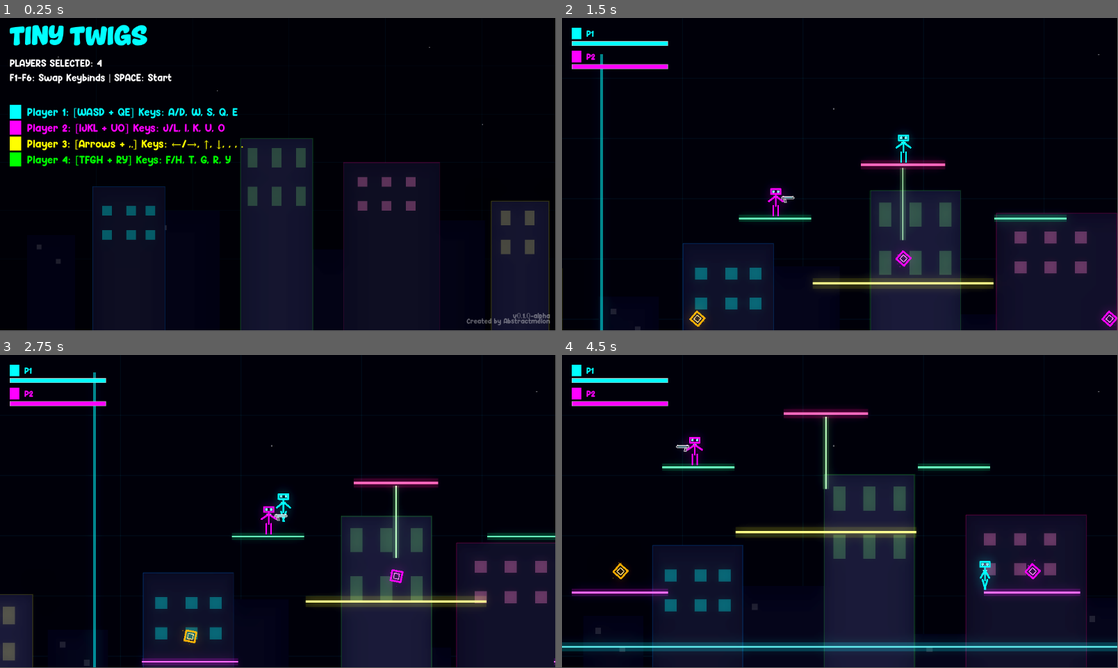
Above: before the commit, frames 1-4 (two rows, left to right).
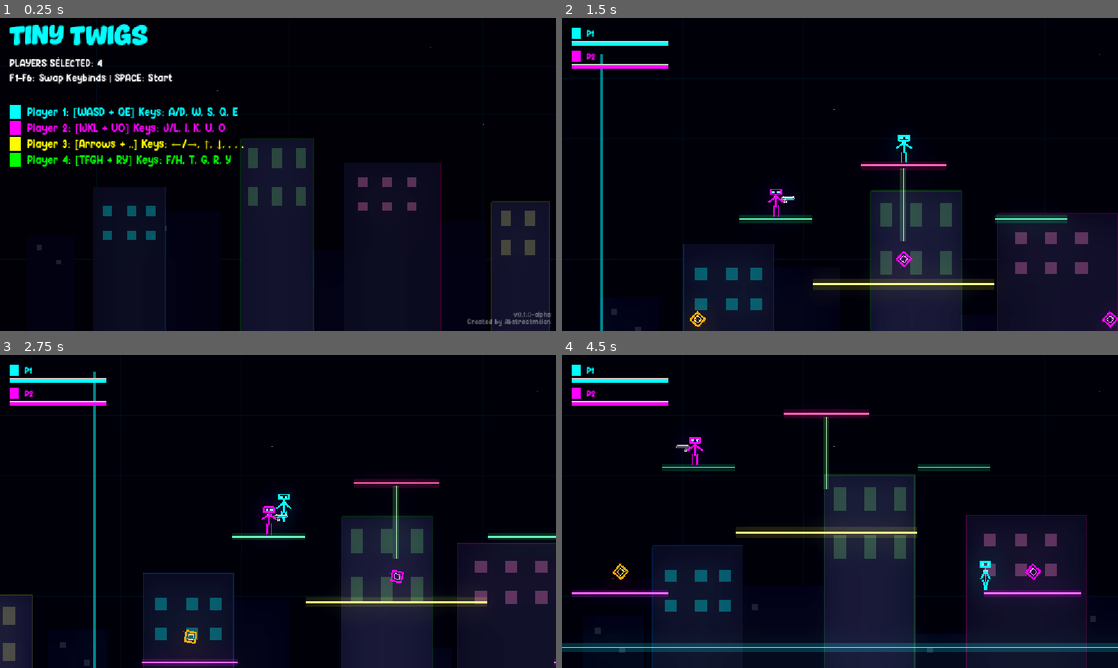
Above: after the commit, the same moments.

Repository: AbstractMelon/tiny-twigs
Game: Godot game, scene res://scenes/menu/menu.tscn
The game is run twice, just before and just after one commit, with the same random seed, the same clock (stepped at 60 frames per second) and the same inputs.
Inputs:
- Up to frame 1 (0.25 s): no input
- Up to frame 2 (1.5 s): tap Enter at 0.5 s; hold D from 0.53 s (still down); tap 2 at 0.6 s; tap Space at 0.77 s; tap 6 at 1.35 s
- Up to frame 3 (2.75 s): tap Space at 1.52 s; release D at 2.03 s; hold A from 2.03 s (still down); tap 0 at 2.1 s
- Up to frame 4 (4.5 s): release A at 2.78 s; hold D 2.78-4.28 s; tap Q at 2.85 s; tap Space at 3.02, 3.77 s; tap E at 3.6 s; hold A from 4.28 s (still down); tap J at 4.35 s
In our replay, the window is 799x449 before the commit and 800x450 after it. These sizes can differ from the game's own. Grey fills any space a smaller window leaves; there, only what the larger window draws over its background counts as a difference.

The runs differ from the first frame. In frame 1, 4.2% of the frame differs, in the area x 1-100%, y 2-100%; in frame 2, 2.6%; in frame 3, 2.5%; in frame 4, 3.5%.

Commit message:
Update canvas scaling, menu label spacing, and player animations

Diff:
--- a/entities/player/player.tscn
+++ b/entities/player/player.tscn
@@ -1,10 +1,62 @@
-[gd_scene load_steps=14 format=3 uid="uid://player001"]
-
-[ext_resource type="Script" path="res://entities/player/player.gd" id="1_player"]
+[gd_scene load_steps=10 format=3 uid="uid://player001"]
+
+[ext_resource type="Script" uid="uid://bc3ve3f2wg5vy" path="res://entities/player/player.gd" id="1_player"]
 
 [sub_resource type="CapsuleShape2D" id="CapsuleShape2D_player"]
 radius = 8.0
 height = 48.0
+
+[sub_resource type="Animation" id="Animation_block"]
+resource_name = "block"
+length = 0.2
+tracks/0/type = "value"
+tracks/0/imported = false
+tracks/0/enabled = true
+tracks/0/path = NodePath("Visuals/BodyParts/ArmLeft:rotation")
+tracks/0/interp = 2
+tracks/0/loop_wrap = true
+tracks/0/keys = {
+"times": PackedFloat32Array(0, 0.2),
+"transitions": PackedFloat32Array(1, 1),
+"update": 0,
+"values": [0.0, -1.5]
+}
+tracks/1/type = "value"
+tracks/1/imported = false
+tracks/1/enabled = true
+tracks/1/path = NodePath("Visuals/BodyParts/ArmRight:rotation")
+tracks/1/interp = 2
+tracks/1/loop_wrap = true
+tracks/1/keys = {
+"times": PackedFloat32Array(0, 0.2),
+"transitions": PackedFloat32Array(1, 1),
+"update": 0,
+"values": [0.0, 1.5]
+}
+tracks/2/type = "value"
+tracks/2/imported = false
+tracks/2/enabled = true
+tracks/2/path = NodePath("Visuals/BodyParts/Head:position")
+tracks/2/interp = 2
+tracks/2/loop_wrap = true
+tracks/2/keys = {
+"times": PackedFloat32Array(0, 0.2),
+"transitions": PackedFloat32Array(1, 1),
+"update": 0,
+"values": [Vector2(0, 0), Vector2(0, 4)]
+}
+tracks/3/type = "value"
+tracks/3/imported = false
+tracks/3/enabled = true
+tracks/3/path = NodePath("Visuals/BodyParts:scale")
+tracks/3/interp = 1
+tracks/3/loop_wrap = true
+tracks/3/keys = {
+"times": PackedFloat32Array(0),
+"transitions": PackedFloat32Array(1),
+"update": 0,
+"values": [Vector2(1, 1)]
+}
 
 [sub_resource type="Animation" id="Animation_fall"]
 resource_name = "fall"
@@ -44,6 +96,34 @@
 "transitions": PackedFloat32Array(1),
 "update": 0,
 "values": [Vector2(1, 1)]
+}
+
+[sub_resource type="Animation" id="Animation_hurt"]
+resource_name = "hurt"
+length = 0.2
+tracks/0/type = "value"
+tracks/0/imported = false
+tracks/0/enabled = true
+tracks/0/path = NodePath("Visuals:modulate")
+tracks/0/interp = 1
+tracks/0/loop_wrap = true
+tracks/0/keys = {
+"times": PackedFloat32Array(0, 0.1, 0.2),
+"transitions": PackedFloat32Array(1, 1, 1),
+"update": 0,
+"values": [Color(1, 1, 1, 1), Color(10, 10, 10, 1), Color(1, 1, 1, 1)]
+}
+tracks/1/type = "value"
+tracks/1/imported = false
+tracks/1/enabled = true
+tracks/1/path = NodePath("Visuals/BodyParts:scale")
+tracks/1/interp = 2
+tracks/1/loop_wrap = true
+tracks/1/keys = {
+"times": PackedFloat32Array(0, 0.1, 0.2),
+"transitions": PackedFloat32Array(1, 1, 1),
+"update": 0,
+"values": [Vector2(1, 1), Vector2(1.3, 0.7), Vector2(1, 1)]
 }
 
 [sub_resource type="Animation" id="Animation_idle"]
@@ -228,99 +308,17 @@
 "values": [Vector2(1, 1)]
 }
 
-[sub_resource type="Animation" id="Animation_block"]
-resource_name = "block"
-length = 0.2
-tracks/0/type = "value"
-tracks/0/imported = false
-tracks/0/enabled = true
-tracks/0/path = NodePath("Visuals/BodyParts/ArmLeft:rotation")
-tracks/0/interp = 2
-tracks/0/loop_wrap = true
-tracks/0/keys = {
-"times": PackedFloat32Array(0, 0.2),
-"transitions": PackedFloat32Array(1, 1),
-"update": 0,
-"values": [0.0, -1.5]
-}
-tracks/1/type = "value"
-tracks/1/imported = false
-tracks/1/enabled = true
-tracks/1/path = NodePath("Visuals/BodyParts/ArmRight:rotation")
-tracks/1/interp = 2
-tracks/1/loop_wrap = true
-tracks/1/keys = {
-"times": PackedFloat32Array(0, 0.2),
-"transitions": PackedFloat32Array(1, 1),
-"update": 0,
-"values": [0.0, 1.5]
-}
-tracks/2/type = "value"
-tracks/2/imported = false
-tracks/2/enabled = true
-tracks/2/path = NodePath("Visuals/BodyParts/Head:position")
-tracks/2/interp = 2
-tracks/2/loop_wrap = true
-tracks/2/keys = {
-"times": PackedFloat32Array(0, 0.2),
-"transitions": PackedFloat32Array(1, 1),
-"update": 0,
-"values": [Vector2(0, 0), Vector2(0, 4)]
-}
-tracks/3/type = "value"
-tracks/3/imported = false
-tracks/3/enabled = true
-tracks/3/path = NodePath("Visuals/BodyParts:scale")
-tracks/3/interp = 1
-tracks/3/loop_wrap = true
-tracks/3/keys = {
-"times": PackedFloat32Array(0),
-"transitions": PackedFloat32Array(1),
-"update": 0,
-"values": [Vector2(1, 1)]
-}
-
-[sub_resource type="Animation" id="Animation_hurt"]
-resource_name = "hurt"
-length = 0.2
-tracks/0/type = "value"
-tracks/0/imported = false
-tracks/0/enabled = true
-tracks/0/path = NodePath("Visuals:modulate")
-tracks/0/interp = 1
-tracks/0/loop_wrap = true
-tracks/0/keys = {
-"times": PackedFloat32Array(0, 0.1, 0.2),
-"transitions": PackedFloat32Array(1, 1, 1),
-"update": 0,
-"values": [Color(1, 1, 1, 1), Color(10, 10, 10, 1), Color(1, 1, 1, 1)]
-}
-tracks/1/type = "value"
-tracks/1/imported = false
-tracks/1/enabled = true
-tracks/1/path = NodePath("Visuals/BodyParts:scale")
-tracks/1/interp = 2
-tracks/1/loop_wrap = true
-tracks/1/keys = {
-"times": PackedFloat32Array(0, 0.1, 0.2),
-"transitions": PackedFloat32Array(1, 1, 1),
-"update": 0,
-"values": [Vector2(1, 1), Vector2(1.3, 0.7), Vector2(1, 1)]
-}
-
 [sub_resource type="AnimationLibrary" id="AnimationLibrary_player"]
 _data = {
-"block": SubResource("Animation_block"),
-"fall": SubResource("Animation_fall"),
-"hurt": SubResource("Animation_hurt"),
-"idle": SubResource("Animation_idle"),
-"jump": SubResource("Animation_jump"),
-"walk": SubResource("Animation_walk")
+&"block": SubResource("Animation_block"),
+&"fall": SubResource("Animation_fall"),
+&"hurt": SubResource("Animation_hurt"),
+&"idle": SubResource("Animation_idle"),
+&"jump": SubResource("Animation_jump"),
+&"walk": SubResource("Animation_walk")
 }
 
 [node name="Player" type="CharacterBody2D"]
-collision_layer = 1
-collision_mask = 1
 script = ExtResource("1_player")
 
 [node name="CollisionShape2D" type="CollisionShape2D" parent="."]
@@ -331,6 +329,7 @@
 [node name="BodyParts" type="Node2D" parent="Visuals"]
 
 [node name="Head" type="Line2D" parent="Visuals/BodyParts"]
+position = Vector2(0, 0.120490745)
 points = PackedVector2Array(-8, -20, 8, -20, 8, -12, -8, -12, -8, -20)
 width = 4.0
 default_color = Color(0, 1, 1, 1)
@@ -355,6 +354,7 @@
 end_cap_mode = 2
 
 [node name="Torso" type="Line2D" parent="Visuals/BodyParts"]
+position = Vector2(0, 0.060245372)
 points = PackedVector2Array(0, -12, 0, 8)
 width = 5.0
 default_color = Color(0, 1, 1, 1)
@@ -372,6 +372,7 @@
 
 [node name="ArmLeft" type="Line2D" parent="Visuals/BodyParts"]
 position = Vector2(0, -8)
+rotation = -0.012049074
 points = PackedVector2Array(0, 0, -12, 8)
 width = 4.0
 default_color = Color(0, 1, 1, 1)
@@ -381,6 +382,7 @@
 
 [node name="ArmRight" type="Line2D" parent="Visuals/BodyParts"]
 position = Vector2(0, -8)
+rotation = 0.012049074
 points = PackedVector2Array(0, 0, 12, 8)
 width = 4.0
 default_color = Color(0, 1, 1, 1)
@@ -416,5 +418,5 @@
 
 [node name="AnimationPlayer" type="AnimationPlayer" parent="."]
 libraries = {
-"": SubResource("AnimationLibrary_player")
-}
+&"": SubResource("AnimationLibrary_player")
+}
--- a/project.godot
+++ b/project.godot
@@ -19,6 +19,11 @@
 
 GameState="*res://systems/game_state.gd"
 
+[display]
+
+window/stretch/mode="canvas_items"
+window/stretch/aspect="expand"
+
 [rendering]
 
 renderer/rendering_method="gl_compatibility"
--- a/scenes/menu/menu.tscn
+++ b/scenes/menu/menu.tscn
@@ -60,7 +60,7 @@
 grow_horizontal = 0
 grow_vertical = 0
 theme_override_colors/font_color = Color(1, 1, 1, 0.4)
-theme_override_constants/line_spacing = -8
+theme_override_constants/line_spacing = -4
 theme_override_fonts/font = ExtResource("6_body_font")
 theme_override_font_sizes/font_size = 14
 text = "v0.1.0-alpha
